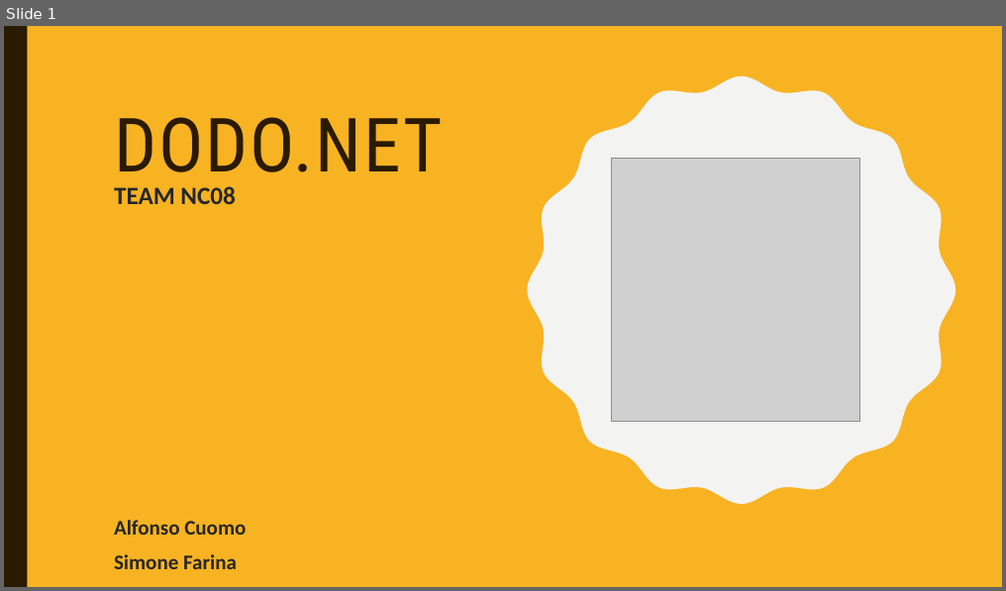
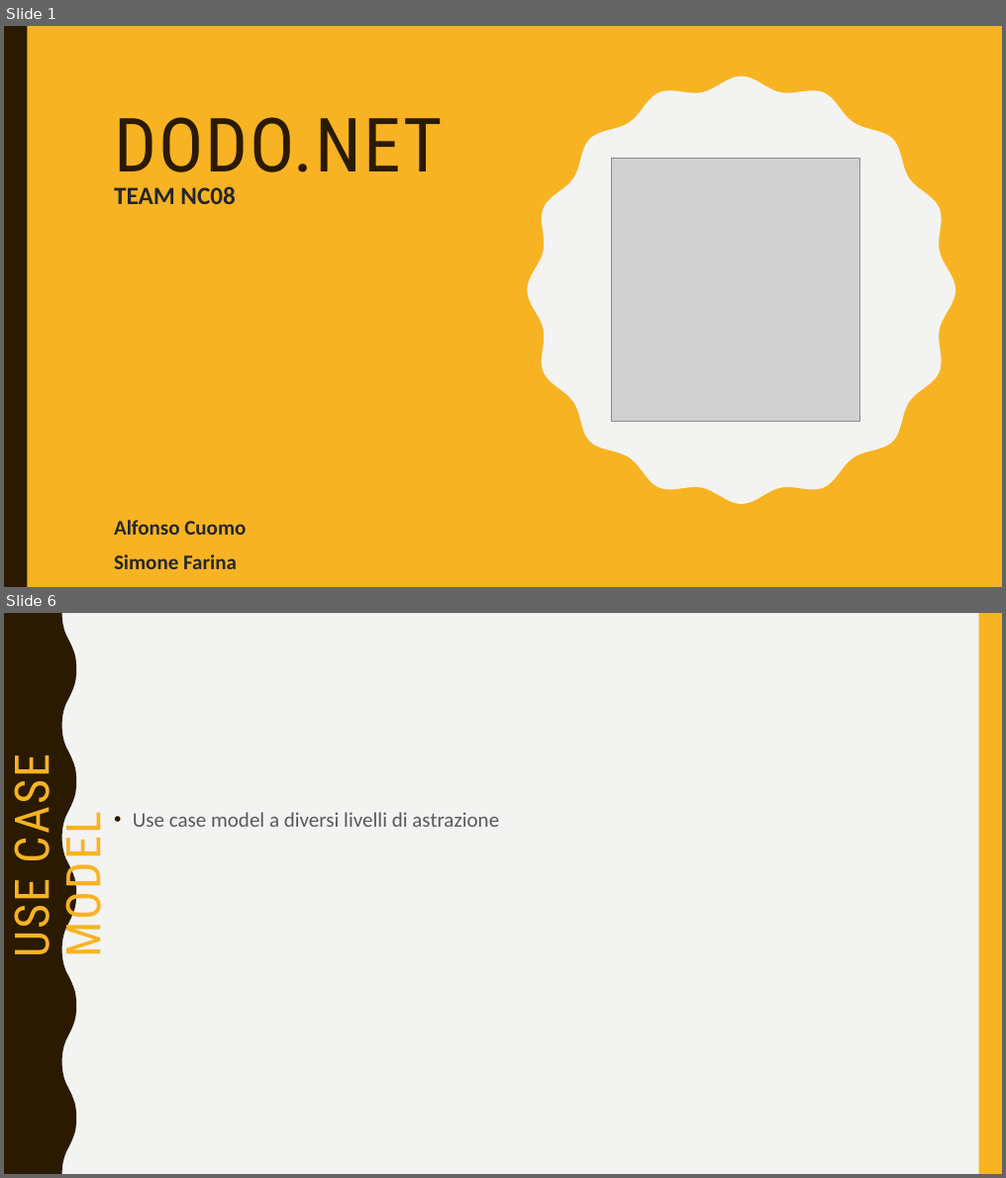
Before and after one commit to sfarina12/NC_05, a slide deck: Presentazione_Prima consegna/presentazione PrimaConsegna.pptx. Shown one above the other, each under a label of ours: slide 1 before the commit, slides 1 and 6 after it; the slides between them are not shown. The pictures are 1006x591 and 1006x1178 pixels, drawn with LibreOffice and Linux fonts; fonts in the diff are those of the drawing; grey boxes stand for pictures. Boxes give left, top, right and bottom in pixels: in the first picture for what was removed or moved away, otherwise in the second. Text is boxed around its words. In the diff, an @@ line names an element or a change of style, - is before the commit and + after.

```diff
--- a/Presentazione_Prima consegna/presentazione PrimaConsegna.pptx
+++ b/Presentazione_Prima consegna/presentazione PrimaConsegna.pptx
@@ slide 6 added at box(4, 613, 1002, 1174), background #F3F3F2; not listed: 2 template elements that a slide beside it also shows @@
@@ title added at box(4, 765, 113, 955), 45.9 pt, text #F8B323 @@
+USE CASE MODEL
@@ text added at box(133, 812, 499, 827), 20 pt, text #595959 @@
+• Use case model a diversi livelli di astrazione
```
Also in this commit, not shown: 1 slide changed, 14 other slides added, 7 other files.
